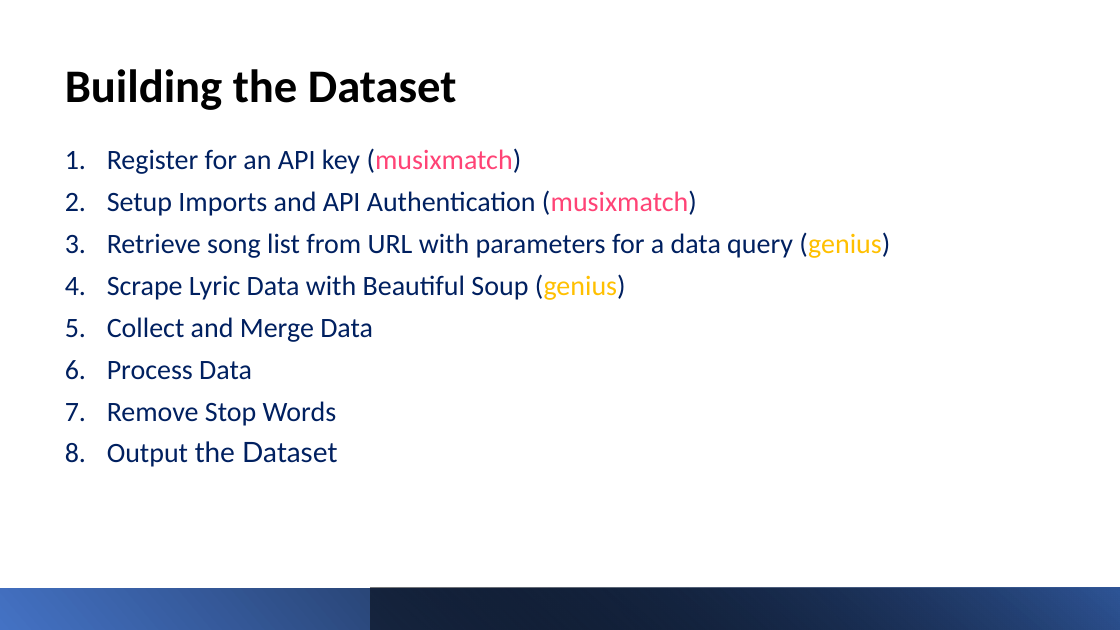
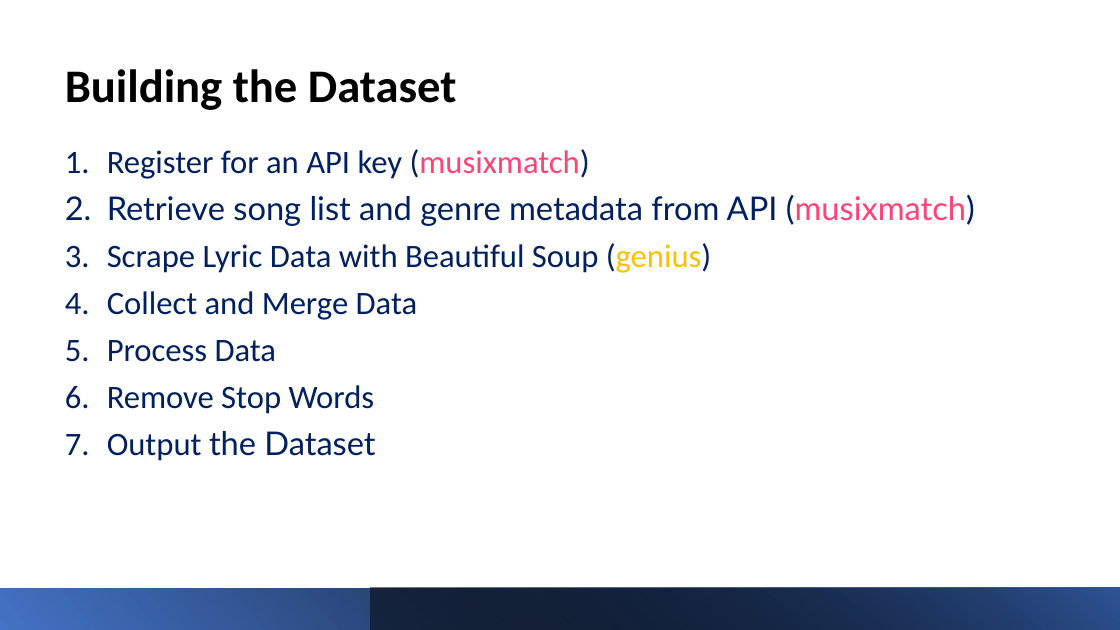
Before and after one commit to TrevorPawlewicz/DSCI-511-Course-Project, a slide deck: slide 6 of Presentation PowerPoint/Project-Presentation-Template.pptx. Drawn at 1120x630 pixels with LibreOffice and Linux fonts; fonts in the diff are those of the drawing. Boxes give left, top, right and bottom in pixels: in the first picture for what was removed or moved away, otherwise in the second. Text is boxed around its words. In the diff, an @@ line names an element or a change of style, - is before the commit and + after.

```diff
--- a/Presentation PowerPoint/Project-Presentation-Template.pptx
+++ b/Presentation PowerPoint/Project-Presentation-Template.pptx
@@ text at <box>107,149,712,461</box>: size 24 to 28 pt in "Register for an API key (musixmatch)", "Scrape Lyric Data with Beautiful Soup (genius)", "Collect and Merge Data", "Process Data" and 2 more places @@
@@ text at <box>107,195,975,226</box>: text changed; size 24 to 28 pt; font Calibri to Lato @@
-2. Setup Imports and API Authentication (musixmatch)
-3. Retrieve song list from URL with parameters for a data query (genius)
+2. Retrieve song list and genre metadata from API (musixmatch)
```
Also in this commit, not shown: 4 other slides changed, 1 slide added, 1 slide removed.
